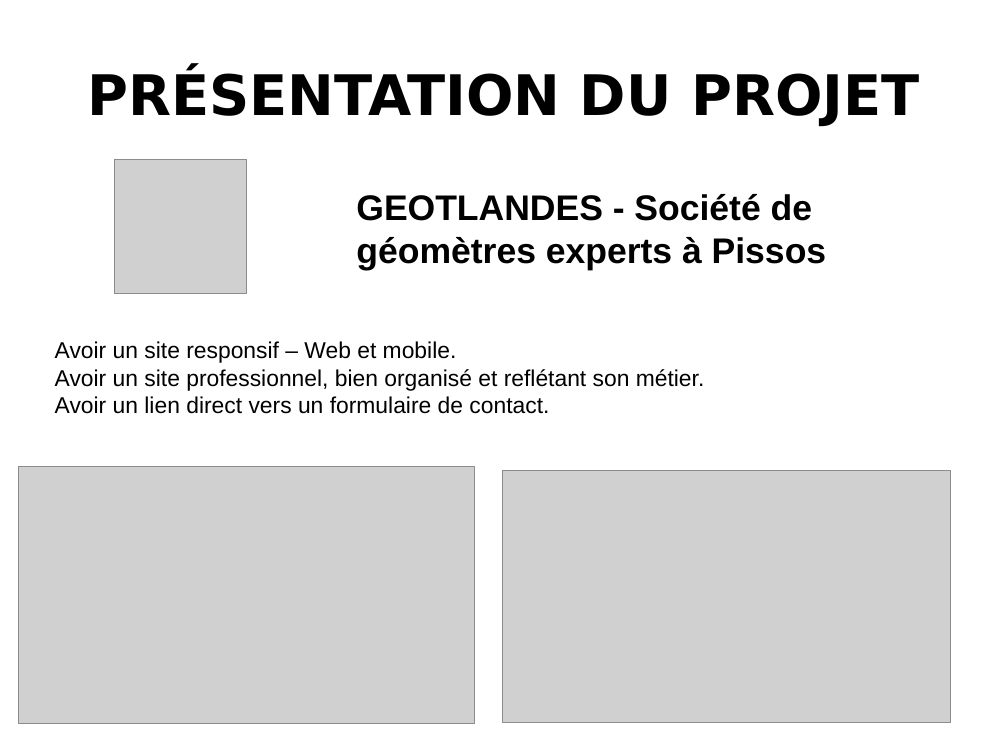
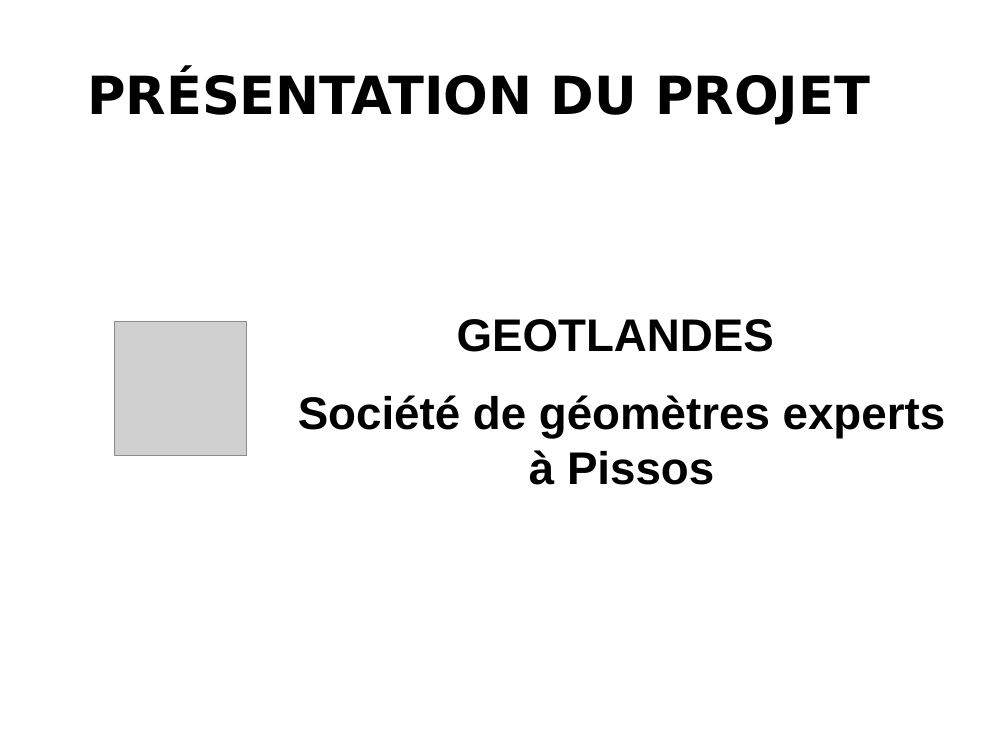
Before and after one commit to KatsuKumi/GeotLandes_WCS, a slide deck: slide 2 of Diapo/Diapo.odp. Drawn at 1008x756 pixels with LibreOffice and Linux fonts; fonts in the diff are those of the drawing; grey boxes stand for pictures; background and template pictures are left out. Boxes give left, top, right and bottom in pixels: in the first picture for what was removed or moved away, otherwise in the second. Text is boxed around its words. In the diff, an @@ line names an element or a change of style, - is before the commit and + after.

```diff
--- a/Diapo/Diapo.odp
+++ b/Diapo/Diapo.odp
@@ title "PRÉSENTATION DU PROJET" at (87,71,870,124): size 44 to 41.4 pt @@
@@ picture: place and size @@
-picture at (114,159,247,294)
+picture at (114,321,247,456)
@@ text at (298,319,946,485): text changed; size 28 to 36 pt @@
-GEOTLANDES - Société de géomètres experts à Pissos
+GEOTLANDES
+Société de géomètres experts à Pissos
@@ text removed at (55,341,705,414) @@
-Avoir un site responsif – Web et mobile.
-Avoir un site professionnel, bien organisé et reflétant son métier.
-Avoir un lien direct vers un formulaire de contact.
@@ picture removed at (18,466,475,724) @@
@@ picture removed at (503,470,951,723) @@
```
Also in this commit, not shown: 2 other slides changed, 2 slides added, 4 slides removed, 1 other file.
